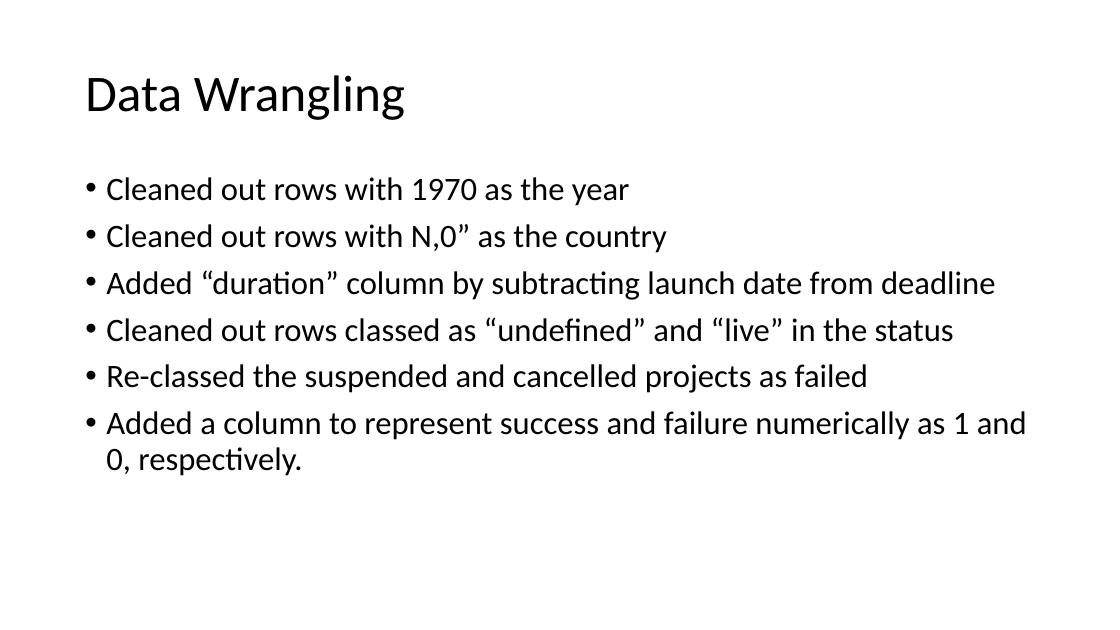
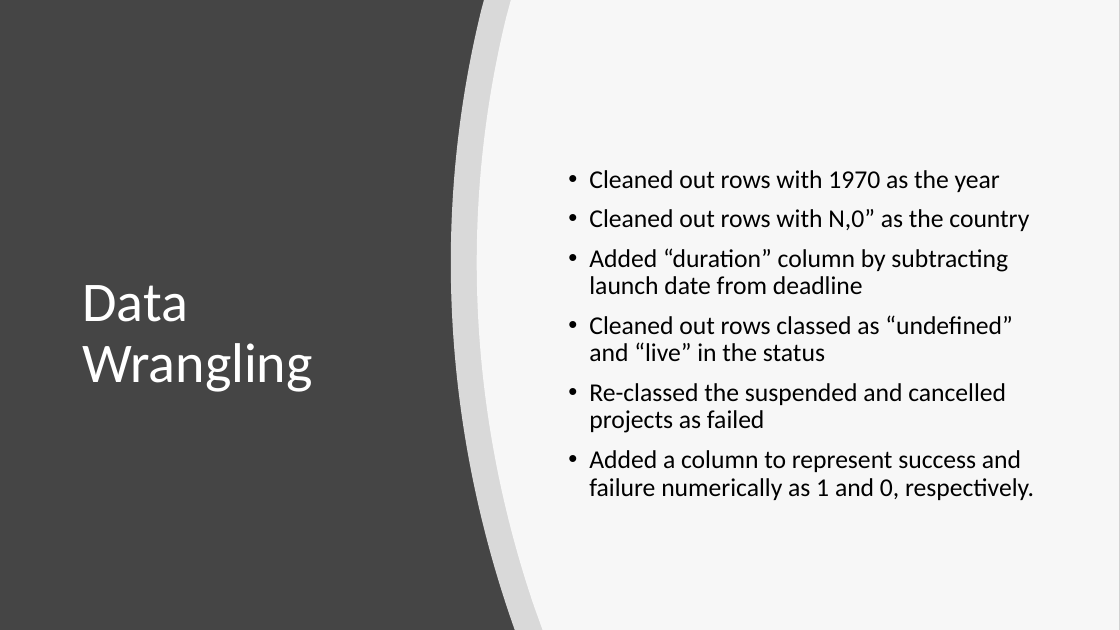
Before and after one commit to catshowjudge/Kickstarter-Project, a slide deck: slide 4 of Kickstarter_Slidedeck.pptx. Drawn at 1120x630 pixels with LibreOffice and Linux fonts; fonts in the diff are those of the drawing. Boxes give left, top, right and bottom in pixels: in the first picture for what was removed or moved away, otherwise in the second. Text is boxed around its words. In the diff, an @@ line names an element or a change of style, - is before the commit and + after.

```diff
--- a/Kickstarter_Slidedeck.pptx
+++ b/Kickstarter_Slidedeck.pptx
@@ background #FFFFFF to #454545 @@
@@ freeform shape added at bbox=[451, 0, 1120, 630], fill #FFFFFF at 80% opacity @@
@@ freeform shape added at bbox=[477, 0, 1120, 630], fill #FFFFFF at 80% opacity @@
@@ title "Data Wrangling": place and size @@
-title "Data Wrangling" at bbox=[85, 75, 405, 120]
+title "Data Wrangling" at bbox=[82, 285, 312, 392]
@@ title "Data Wrangling" at bbox=[82, 285, 312, 392]: size 44 to 48 pt, text colour #000000 to #FFFFFF @@
@@ text "Cleaned out rows with 1970 ...": place and size @@
-text "Cleaned out rows with 1970 ..." at bbox=[106, 177, 1027, 476]
+text "Cleaned out rows with 1970 ..." at bbox=[589, 170, 1034, 500]
@@ text "Cleaned out rows with 1970 ..." at bbox=[589, 170, 1034, 500]: size 28 to 22 pt; vertical alignment top to middle @@
```
Also in this commit, not shown: 6 other slides changed.
